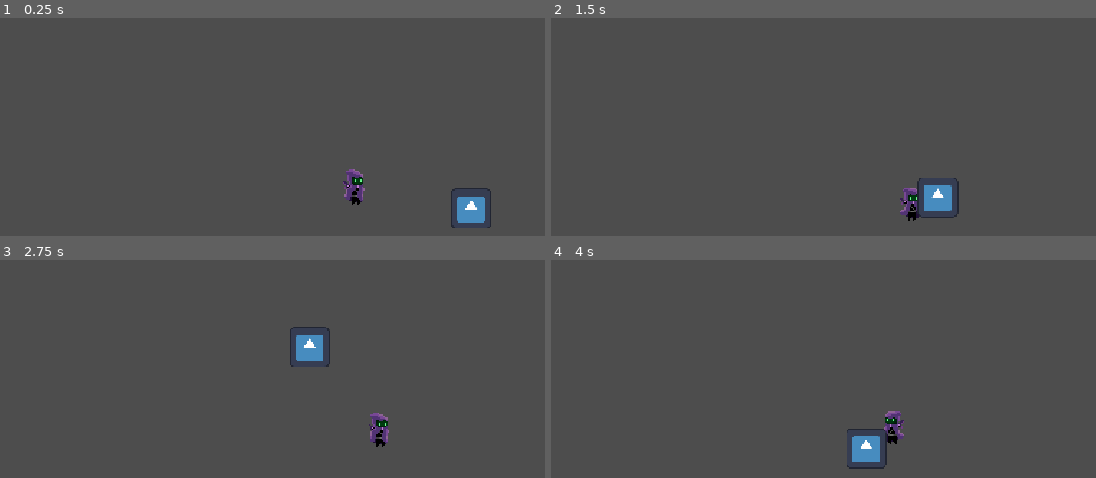
Above: before the commit, frames 1-4 (two rows, left to right).
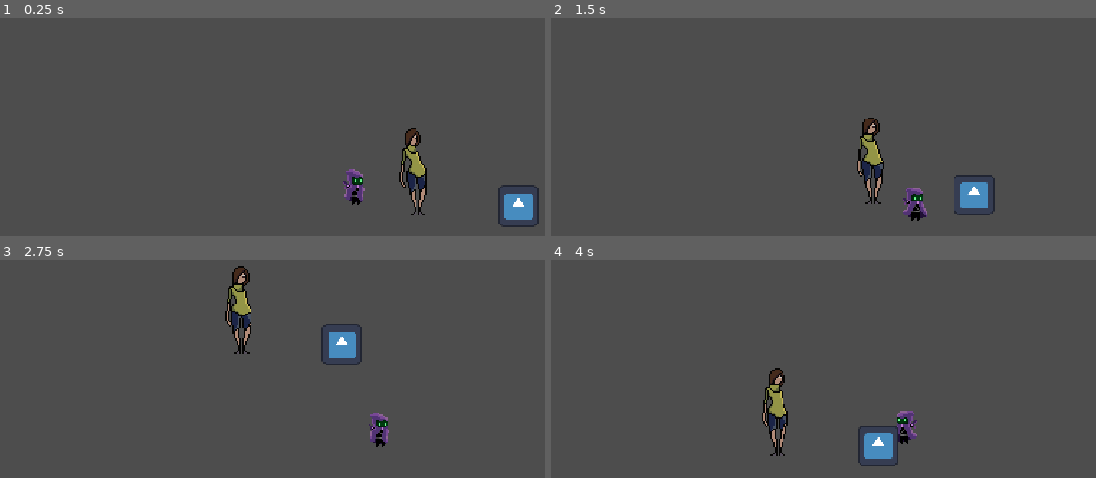
Above: after the commit, the same moments.

Repository: dr0wz1/PASS-A-FIST
Game: Godot game, scene res://scenes/pass_a_fist.tscn
Two runs of this game, one before a commit and one after it. Both use one fixed random seed, a clock stepped at 60 frames per second and the inputs below. The engine's default icon, where the game draws it, is replaced by a stand-in: a white triangle on a blue panel in a dark square.
Inputs:
- Up to frame 1 (0.25 s): no input
- Up to frame 2 (1.5 s): hold Right (ui_right) 0.53-1.28 s; hold Down (ui_down) from 1.28 s (still down)
- Up to frame 3 (2.75 s): release Down (ui_down) at 2.03 s; hold Right (ui_right) from 2.03 s (still down)
- Up to frame 4 (4 s): release Right (ui_right) at 2.78 s; hold Up (ui_up) 2.78-3.53 s; hold Left (ui_left) from 3.53 s (still down)

The runs differ from the first frame. In frame 1, 2.7% of the frame differs, in the area x 73-99%, y 50-97%; in frame 2, 3.0%, in the area x 56-82%, y 45-94%; in frame 3, 2.6%; in frame 4, 2.7%.

Commit message:
Test

Diff:
--- a/scenes/Worm.tscn
+++ b/scenes/Worm.tscn
@@ -1,9 +1,58 @@
 [gd_scene format=3 uid="uid://ikok8un0sbxk"]
 
+[ext_resource type="Texture2D" uid="uid://bh04pmm7iq8f2" path="res://assets/craftpix-net-556605-free-zombie-sprite-sheet-pack-pixel-art/Zombie Woman/Idle.png" id="1_hqsf1"]
+
+[sub_resource type="AtlasTexture" id="AtlasTexture_2s8qi"]
+atlas = ExtResource("1_hqsf1")
+region = Rect2(0, 0, 96, 96)
+
+[sub_resource type="AtlasTexture" id="AtlasTexture_1vv4n"]
+atlas = ExtResource("1_hqsf1")
+region = Rect2(96, 0, 96, 96)
+
+[sub_resource type="AtlasTexture" id="AtlasTexture_orl7b"]
+atlas = ExtResource("1_hqsf1")
+region = Rect2(192, 0, 96, 96)
+
+[sub_resource type="AtlasTexture" id="AtlasTexture_oxeb4"]
+atlas = ExtResource("1_hqsf1")
+region = Rect2(288, 0, 96, 96)
+
+[sub_resource type="AtlasTexture" id="AtlasTexture_2ctkg"]
+atlas = ExtResource("1_hqsf1")
+region = Rect2(384, 0, 96, 96)
+
+[sub_resource type="SpriteFrames" id="SpriteFrames_pc1sa"]
+animations = [{
+"frames": [{
+"duration": 1.0,
+"texture": SubResource("AtlasTexture_2s8qi")
+}, {
+"duration": 1.0,
+"texture": SubResource("AtlasTexture_1vv4n")
+}, {
+"duration": 1.0,
+"texture": SubResource("AtlasTexture_orl7b")
+}, {
+"duration": 1.0,
+"texture": SubResource("AtlasTexture_oxeb4")
+}, {
+"duration": 1.0,
+"texture": SubResource("AtlasTexture_2ctkg")
+}],
+"loop": 1,
+"name": &"idle",
+"speed": 5.0
+}]
+
 [node name="Worm" type="CharacterBody2D" unique_id=579398618]
-
-[node name="AnimatedSprite2D" type="AnimatedSprite2D" parent="." unique_id=2044702436]
 
 [node name="CollisionShape2D" type="CollisionShape2D" parent="." unique_id=1851285348]
 
 [node name="Area2D" type="Area2D" parent="." unique_id=233501438]
+
+[node name="AnimatedSprite2D" type="AnimatedSprite2D" parent="." unique_id=1545463506]
+sprite_frames = SubResource("SpriteFrames_pc1sa")
+animation = &"idle"
+autoplay = "idle"
+frame_progress = 0.88686174
--- a/scenes/pass_a_fist.tscn
+++ b/scenes/pass_a_fist.tscn
@@ -2,11 +2,15 @@
 
 [ext_resource type="PackedScene" uid="uid://bfapp6j1rb31g" path="res://scenes/player.tscn" id="1_mlo68"]
 [ext_resource type="PackedScene" uid="uid://j708curb3eyg" path="res://scenes/Box.tscn" id="2_otlwi"]
+[ext_resource type="PackedScene" uid="uid://ikok8un0sbxk" path="res://scenes/Worm.tscn" id="3_l1jwy"]
 
 [node name="pass-a-fist" type="Node2D" unique_id=549767905]
 
 [node name="player" parent="." unique_id=1669892106 instance=ExtResource("1_mlo68")]
 
 [node name="Box" parent="." unique_id=1274576008 instance=ExtResource("2_otlwi")]
-position = Vector2(83, 2)
+position = Vector2(116.99999, 0)
 scale = Vector2(0.08682879, 0.090710185)
+
+[node name="Worm" parent="." unique_id=579398618 instance=ExtResource("3_l1jwy")]
+position = Vector2(46, -41)
--- a/scenes/player.gd
+++ b/scenes/player.gd
@@ -1,19 +1,23 @@
 extends CharacterBody2D
 
-var animated_sprite = AnimatedSprite2D
+@onready var animated_sprite: AnimatedSprite2D = $AnimatedSprite2D
 
 const SPEED = 100.0
 
 func _physics_process(delta: float) -> void:
-	# Get the input direction and handle the movement/deceleration.
-	# As good practice, you should replace UI actions with custom gameplay actions.
+	var direction := Input.get_vector("ui_left", "ui_right", "ui_up", "ui_down")
 
-	var direction := Input.get_vector("ui_left", "ui_right", "ui_up", "ui_down")
+
 	if direction.x > 0:
-		$AnimatedSprite2D.flip_h = false
+		animated_sprite.flip_h = false
 	elif direction.x < 0:
-		$AnimatedSprite2D.flip_h = true
+		animated_sprite.flip_h = true
+
+
+	if direction != Vector2.ZERO:
+		animated_sprite.play("walk")
+	else:
+		animated_sprite.play("idle")
 
 	velocity = direction * SPEED
-
 	move_and_slide()
Binary file removed: assets/Spritesheets/Seeker_Void_Run_30x30_10f.png
Not shown, removed: assets/Spritesheets/Seeker_Void_Run_30x30_10f.png.import
